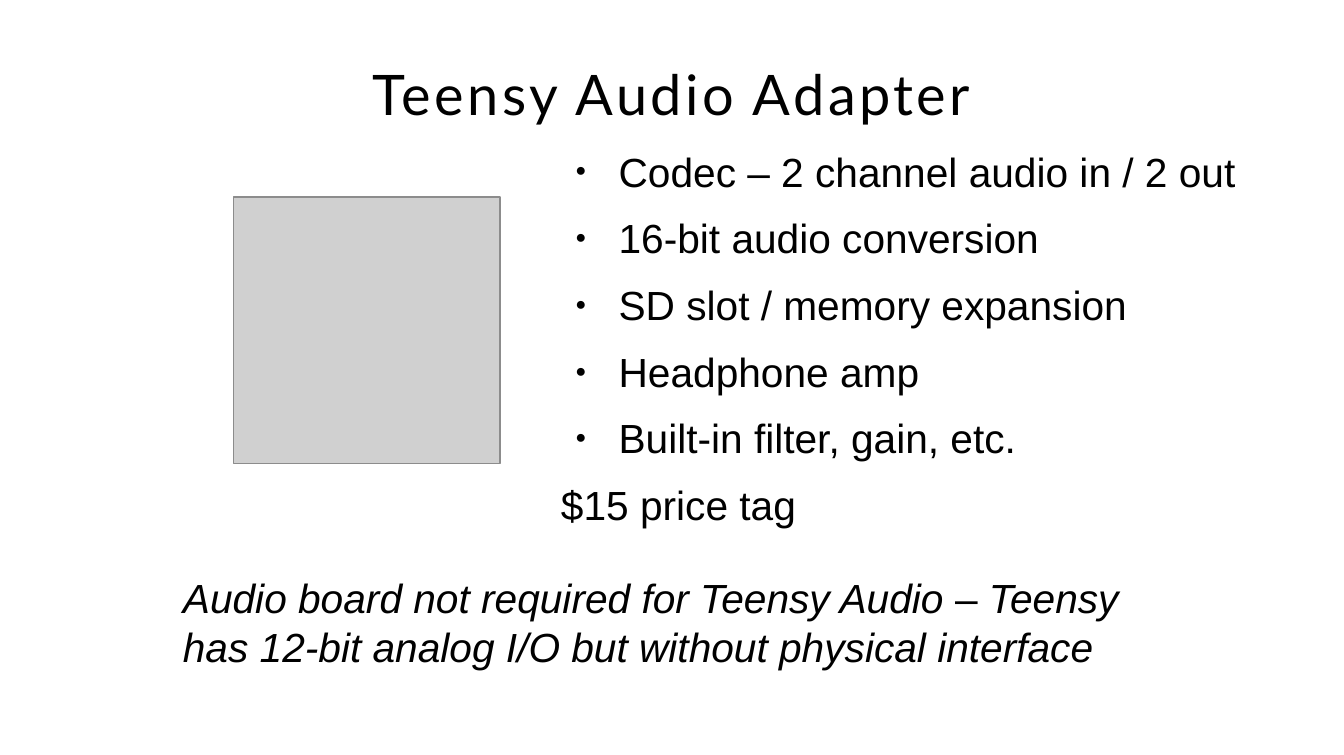
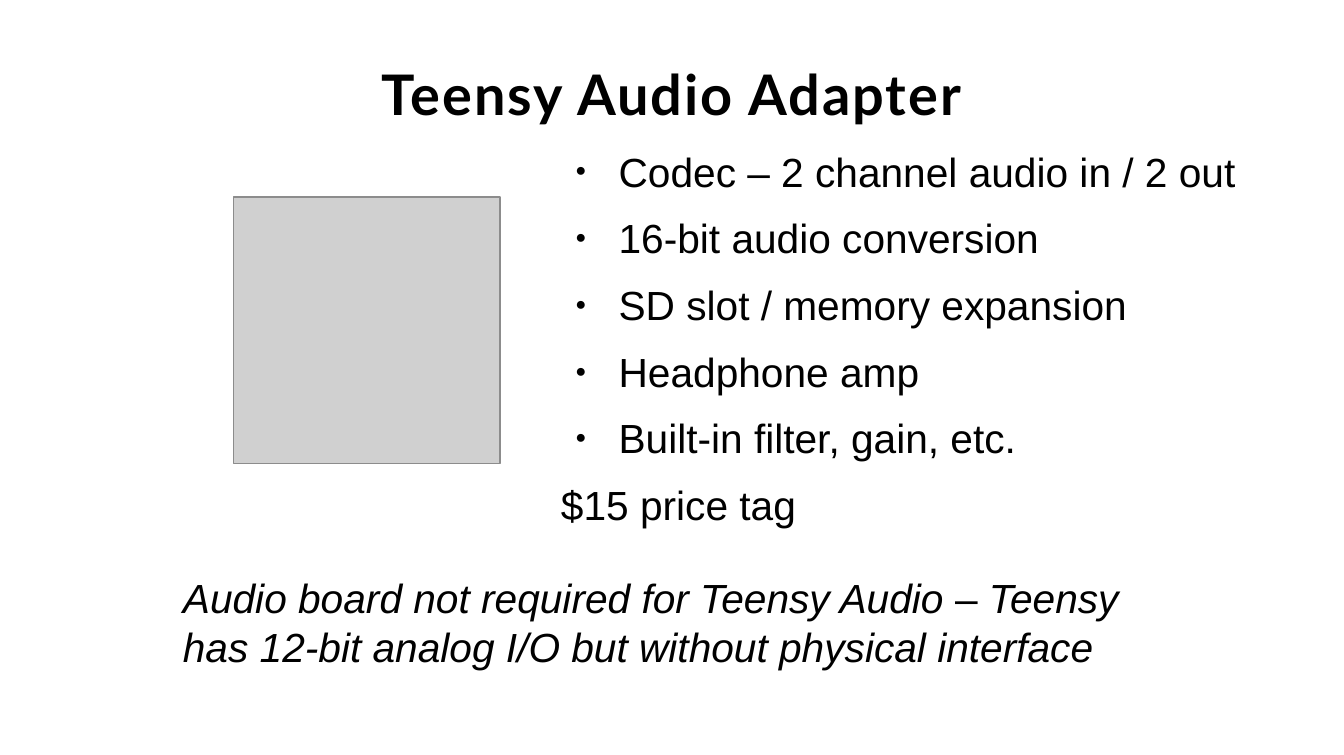
Before and after one commit to Jacquot-SFE/Teensy-synth-platform, a slide deck: slide 5 of presentation/slides/teensy-synthesis.odp. Drawn at 1344x755 pixels with LibreOffice and Linux fonts; fonts in the diff are those of the drawing; grey boxes stand for pictures; background and template pictures are left out. Boxes give left, top, right and bottom in pixels: in the first picture for what was removed or moved away, otherwise in the second. Text is boxed around its words. In the diff, an @@ line names an element or a change of style, - is before the commit and + after.

```diff
--- a/presentation/slides/teensy-synthesis.odp
+++ b/presentation/slides/teensy-synthesis.odp
@@ title "Teensy Audio Adapter" at bbox=[382, 73, 961, 125]: letter spacing 2 to 1.2 pt, bold on @@
```
Also in this commit, not shown: 27 other slides changed, 6 slides added.
